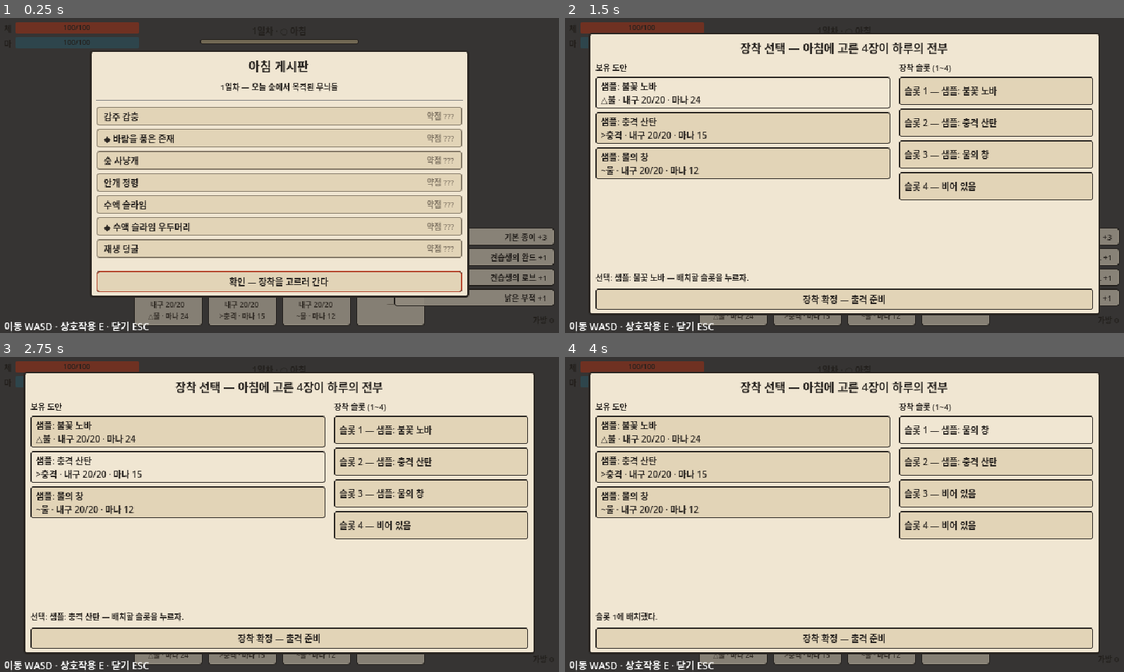
Above: before the commit, frames 1-4 (two rows, left to right).
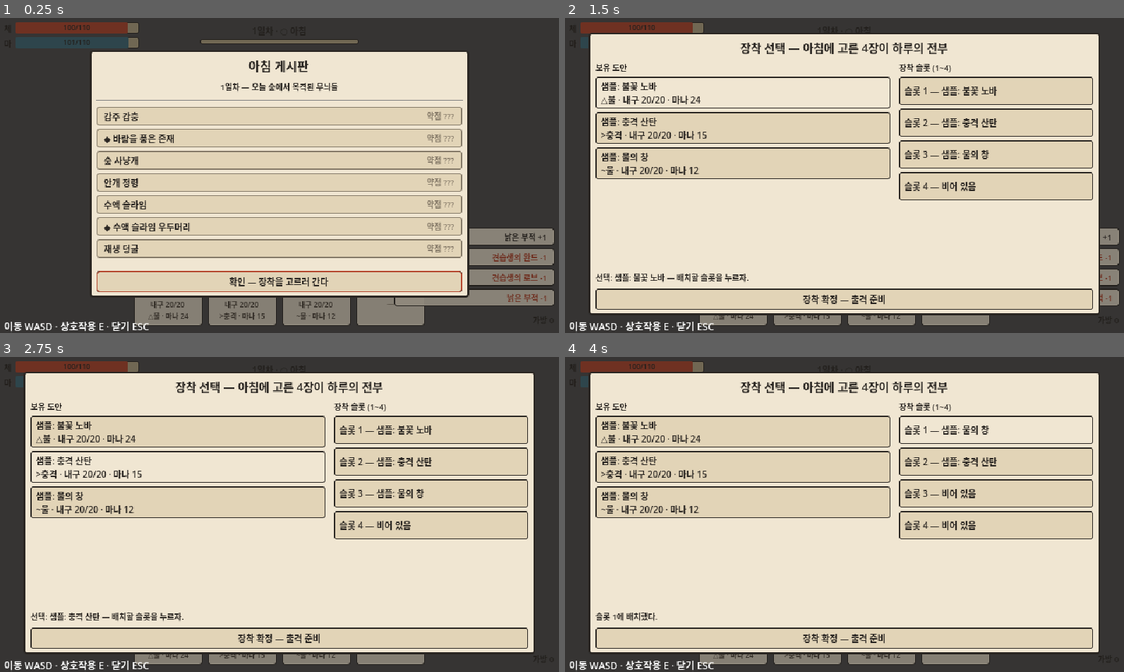
Above: after the commit, the same moments.

Repository: djgnfj-svg/tockbon
Game: Godot game, scene res://src/core/main.tscn
The game is run twice, just before and just after one commit, with the same random seed, the same clock (stepped at 60 frames per second) and the same inputs.
Inputs:
- Up to frame 1 (0.25 s): no input
- Up to frame 2 (1.5 s): click "확인 — 장착을 고르러 간다" at 0.5 s; click "샘플: 불꽃 노바 △불 · 내구 20/20 · 마나 …" at 1.25 s
- Up to frame 3 (2.75 s): click "샘플: 충격 산탄 >충격 · 내구 20/20 · 마나…" at 2 s
- Up to frame 4 (4 s): click "샘플: 물의 창 ~물 · 내구 20/20 · 마나 12" at 2.75 s; click "슬롯 1 — 샘플: 불꽃 노바" at 3.5 s

The runs differ from the first frame. In frame 1, 0.6% of the frame differs, in the area x 12-98%, y 1-91%; in frame 2, 0.1%; in frame 3, less than 0.1%; in frame 4, less than 0.1%.

Commit message:
feat(core): 장비 원장·파생 스탯 계약 (NEXT_CYCLE §1 선행)
- GameState.equipment + equip_gear/unequip_gear/gear_param — 착용품은 창고 밖, 사망에도 보존
- mana_max()/hp_max() 파생 getter (로브 보정) — HUD 등 balance 직접 참조 전부 교체
- EventBus.equipment_changed·scene_changed 추가, SaveManager 장비 영속화(마나는 장비 복원 후 클램프)
- main 시드: 시작 장비(wand/robe/charm_basic) 자동 착용
- 장비 .tres params를 TECH_SPEC §4.1 계약 키로 교체

Co-Authored-By: Claude Fable 5 <noreply@anthropic.com>
Claude-Session: https://claude.ai/code/session_01WTWRicKXykCsTa4QpY3Ciy

Diff:
--- a/data/items/charm_basic.tres
+++ b/data/items/charm_basic.tres
@@ -9,5 +9,5 @@
 grade = 1
 display_name = "낡은 부적"
 params = {
-"mana_regen_bonus": 0.5
+"dash_cooldown_mult": 0.85
 }
--- a/data/items/robe_basic.tres
+++ b/data/items/robe_basic.tres
@@ -9,6 +9,6 @@
 grade = 1
 display_name = "견습생의 로브"
 params = {
-"hp_bonus": 10.0,
-"mana_bonus": 10.0
+"hp_max_add": 10.0,
+"mana_max_add": 10.0
 }
--- a/data/items/wand_basic.tres
+++ b/data/items/wand_basic.tres
@@ -9,5 +9,6 @@
 grade = 1
 display_name = "견습생의 완드"
 params = {
-"attack_rate": 1.0
+"attack_cooldown_mult": 0.9,
+"wand_damage_add": 1.0
 }
--- a/src/core/event_bus.gd
+++ b/src/core/event_bus.gd
@@ -39,5 +39,9 @@
 signal design_repaired(design: SpellDesign)
 signal resources_changed
 
-# ── 씬 전환 (모듈 → Main)
+# ── 장비 (GameState → C·D·E)
+signal equipment_changed
+
+# ── 씬 전환 (모듈 → Main / Main → 전체)
 signal scene_change_requested(scene_id: StringName)
+signal scene_changed(scene_id: StringName)
--- a/src/core/game_state.gd
+++ b/src/core/game_state.gd
@@ -15,14 +15,18 @@
 var bag: Array[Dictionary] = []
 ## 장착 도안 4장 — 아침에 확정, 필드 교체 불가 (GDD §4.4)
 var equipped: Array[SpellDesign] = [null, null, null, null]
+## 착용 장비 {Enums.ItemKind.WAND/ROBE/CHARM: item_id} — 가방 아님, 사망에도 보존 (GDD §5)
+var equipment: Dictionary = {}
 ## 보유 도안 전체 (거점 보관)
 var designs: Array[SpellDesign] = []
 ## {unlock_id: true} — 도감 영구 해금 (룬·제법·적 정보)
 var codex: Dictionary = {}
+## UI 모달(게시판·장착·도감) 열림 — ui_root가 설정, 플레이어 이동 계열이 폴링 (TECH_SPEC §4.2)
+var ui_modal_open: bool = false
 
 func _ready() -> void:
-	mana = balance.mana_max
-	hp = balance.player_hp_max
+	mana = mana_max()
+	hp = hp_max()
 	# 시작 해금 — 튜토리얼 지급 룬 (TECH_SPEC §5.1)
 	codex[&"rune_fire"] = true
 	codex[&"rune_impact"] = true
@@ -33,7 +37,7 @@
 	EventBus.design_created.connect(func(design: SpellDesign) -> void: designs.append(design))
 
 func _process(delta: float) -> void:
-	mana = minf(mana + balance.mana_regen_per_sec * delta, balance.mana_max)
+	mana = minf(mana + balance.mana_regen_per_sec * delta, mana_max())
 
 func spend_mana(amount: float) -> bool:
 	if mana < amount:
@@ -42,21 +46,68 @@
 	return true
 
 func restore_mana_full() -> void:
-	mana = balance.mana_max
+	mana = mana_max()
+
+# ── 파생 스탯 — balance 기본값 + 장비 보정 (TECH_SPEC §4.2). balance 직접 참조 금지, 전부 이 getter
+
+func mana_max() -> float:
+	return balance.mana_max + gear_param(Enums.ItemKind.ROBE, "mana_max_add", 0.0)
+
+func hp_max() -> float:
+	return balance.player_hp_max + gear_param(Enums.ItemKind.ROBE, "hp_max_add", 0.0)
+
+# ── 장비 착용 (TECH_SPEC §4.2) — 창고에 있는 장비만, 착용품은 사망에도 보존
+
+## 착용 장비의 params 값 조회 — 해당 부위 미착용이면 default
+func gear_param(kind: int, key: String, default: float) -> float:
+	if not equipment.has(kind):
+		return default
+	var def: ItemDef = Db.get_item(equipment[kind])
+	if def == null:
+		return default
+	return float(def.params.get(key, default))
+
+## 창고의 장비를 착용 — 창고에서 1개 차감, 기존 착용품은 창고 반환. 성공 시 true
+func equip_gear(item_id: StringName) -> bool:
+	var def: ItemDef = Db.get_item(item_id)
+	if def == null or def.kind not in [Enums.ItemKind.WAND, Enums.ItemKind.ROBE, Enums.ItemKind.CHARM]:
+		return false
+	if get_count(item_id) < 1:
+		return false
+	remove_item(item_id)
+	if equipment.has(def.kind):
+		add_item(equipment[def.kind])
+	equipment[def.kind] = item_id
+	_after_equipment_changed()
+	return true
+
+func unequip_gear(kind: int) -> void:
+	if not equipment.has(kind):
+		return
+	add_item(equipment[kind])
+	equipment.erase(kind)
+	_after_equipment_changed()
+
+func _after_equipment_changed() -> void:
+	# 로브 교체로 상한이 줄면 현재값 클램프 (TECH_SPEC §4.2)
+	hp = minf(hp, hp_max())
+	mana = minf(mana, mana_max())
+	EventBus.player_hp_changed.emit(hp, hp_max())
+	EventBus.equipment_changed.emit()
 
 # ── 플레이어 HP
 
 func damage_player(amount: float) -> void:
 	hp = maxf(0.0, hp - amount)
-	EventBus.player_hp_changed.emit(hp, balance.player_hp_max)
+	EventBus.player_hp_changed.emit(hp, hp_max())
 
 func heal_player(amount: float) -> void:
-	hp = minf(hp + amount, balance.player_hp_max)
-	EventBus.player_hp_changed.emit(hp, balance.player_hp_max)
+	hp = minf(hp + amount, hp_max())
+	EventBus.player_hp_changed.emit(hp, hp_max())
 
 func reset_player_hp() -> void:
-	hp = balance.player_hp_max
-	EventBus.player_hp_changed.emit(hp, balance.player_hp_max)
+	hp = hp_max()
+	EventBus.player_hp_changed.emit(hp, hp_max())
 
 # ── 창고 (영구)
 
--- a/src/core/main.gd
+++ b/src/core/main.gd
@@ -39,6 +39,7 @@
 		child.queue_free()
 	var packed := load(path) as PackedScene
 	current_scene.add_child(packed.instantiate())
+	EventBus.scene_changed.emit(scene_id)
 
 ## 프로토 시드 — 튜토리얼(4개월차) 구현 전까지의 시작 물자·도안 (GDD §5 시작 물자)
 func _seed_prototype() -> void:
@@ -52,3 +53,8 @@
 		GameState.add_item(&"wand_basic", 1)
 		GameState.add_item(&"robe_basic", 1)
 		GameState.add_item(&"charm_basic", 1)
+	# 시작 장비 자동 착용 (GDD §5 시작 물자 — 세이브에 장비가 없을 때만)
+	if GameState.equipment.is_empty():
+		for gear_id: StringName in [&"wand_basic", &"robe_basic", &"charm_basic"]:
+			if GameState.get_count(gear_id) > 0:
+				GameState.equip_gear(gear_id)
--- a/src/core/save_manager.gd
+++ b/src/core/save_manager.gd
@@ -41,6 +41,9 @@
 	var inventory: Dictionary = {}
 	for item_id: StringName in GameState.inventory:
 		inventory[String(item_id)] = int(GameState.inventory[item_id])
+	var equipment: Dictionary = {}
+	for kind: int in GameState.equipment:
+		equipment[str(kind)] = String(GameState.equipment[kind])
 	var codex: Array = []
 	for unlock_id: StringName in GameState.codex:
 		if GameState.codex[unlock_id]:
@@ -52,6 +55,7 @@
 		"time_sec": Clock.time_sec,
 		"mana": GameState.mana,
 		"inventory": inventory,
+		"equipment": equipment,
 		"codex": codex,
 		"designs": design_files,
 		"equipped": equipped_idx,
@@ -80,12 +84,17 @@
 
 	Clock.day = int(data.get("day", 1))
 	Clock.time_sec = float(data.get("time_sec", 0.0))
-	GameState.mana = float(data.get("mana", GameState.balance.mana_max))
 
 	GameState.inventory.clear()
 	var inventory: Dictionary = data.get("inventory", {})
 	for key: String in inventory:
 		GameState.inventory[StringName(key)] = int(inventory[key])
+	GameState.equipment.clear()
+	var equipment: Dictionary = data.get("equipment", {})
+	for key: String in equipment:
+		GameState.equipment[int(key)] = StringName(equipment[key])
+	# 마나는 장비(로브 상한) 복원 후에 — 상한 getter 기준으로 클램프
+	GameState.mana = minf(float(data.get("mana", GameState.mana_max())), GameState.mana_max())
 	for key: String in data.get("codex", []):
 		GameState.codex[StringName(key)] = true
 
--- a/src/ui/hud.gd
+++ b/src/ui/hud.gd
@@ -31,17 +31,23 @@
 
 func _ready() -> void:
 	_phase = Clock.phase
-	_hp_bar.max_value = GameState.balance.player_hp_max
-	_mana_bar.max_value = GameState.balance.mana_max
+	_refresh_bar_maxes()
 	_style_bars()
 	_build_slots()
 	EventBus.phase_changed.connect(_on_phase_changed)
 	EventBus.day_started.connect(_on_day_started)
 	EventBus.player_hp_changed.connect(_on_player_hp_changed)
+	EventBus.equipment_changed.connect(_on_equipment_changed)
 	EventBus.cast_executed.connect(_on_cast_executed)
 	EventBus.cast_failed.connect(_on_cast_failed)
 	_refresh_hp()
 	_refresh_clock_label()
+
+## 상한은 장비(로브)에 따라 변한다 — balance 직접 참조 금지 (TECH_SPEC §4.2)
+func _refresh_bar_maxes() -> void:
+	_hp_bar.max_value = GameState.hp_max()
+	_mana_bar.max_value = GameState.mana_max()
+	_mana_shown = -1  # 마나 텍스트 분모 갱신 강제
 
 func _process(_delta: float) -> void:
 	# 마나 — 자연 회복으로 매 프레임 변하므로 폴링 (텍스트는 정수 변화 시만)
@@ -49,7 +55,7 @@
 	var mana_now := int(ceilf(GameState.mana))
 	if mana_now != _mana_shown:
 		_mana_shown = mana_now
-		_mana_text.text = "%d/%d" % [mana_now, int(GameState.balance.mana_max)]
+		_mana_text.text = "%d/%d" % [mana_now, int(GameState.mana_max())]
 	_day_bar.value = Clock.day_progress() * 100.0
 	var bag_now := _bag_total()
 	if bag_now != _bag_shown:
@@ -122,7 +128,7 @@
 func _refresh_hp() -> void:
 	# HP 원장은 GameState (v1.1 이관) — player_hp_changed로 갱신
 	_hp_bar.value = GameState.hp
-	_hp_text.text = "%d/%d" % [int(ceilf(GameState.hp)), int(GameState.balance.player_hp_max)]
+	_hp_text.text = "%d/%d" % [int(ceilf(GameState.hp)), int(GameState.hp_max())]
 
 func _refresh_clock_label() -> void:
 	_day_label.text = "%d일차 · %s %s" % [
@@ -140,6 +146,10 @@
 	_day_bar.add_theme_stylebox_override("fill", InkStyle.make_bar_fill(InkStyle.phase_color(phase)))
 
 func _on_player_hp_changed(_hp: float, _hp_max: float) -> void:
+	_refresh_hp()
+
+func _on_equipment_changed() -> void:
+	_refresh_bar_maxes()
 	_refresh_hp()
 
 func _on_cast_executed(design: SpellDesign, _mana_spent: float) -> void:
Not shown, changed: docs/TECH_SPEC.md
